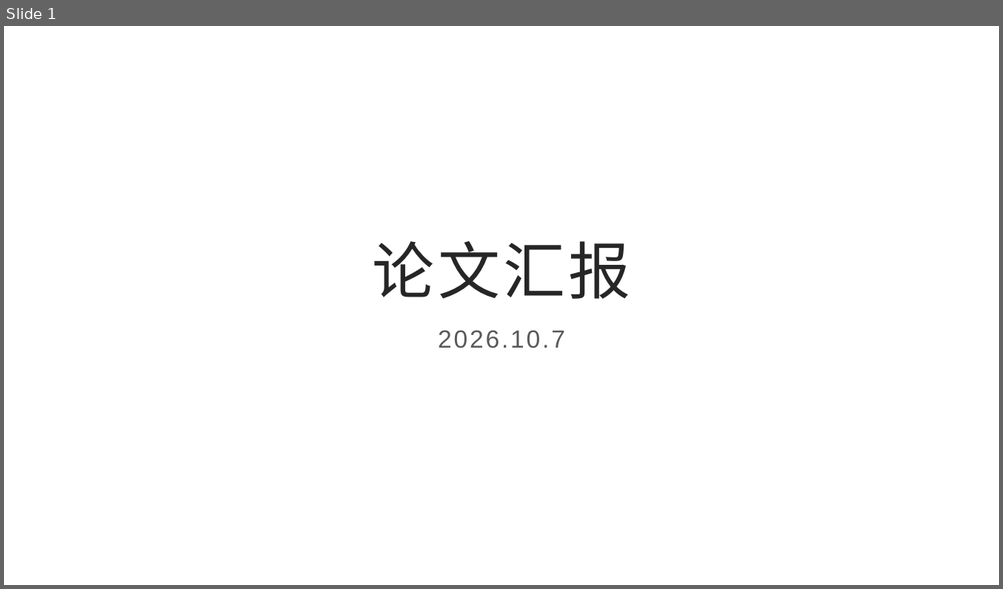
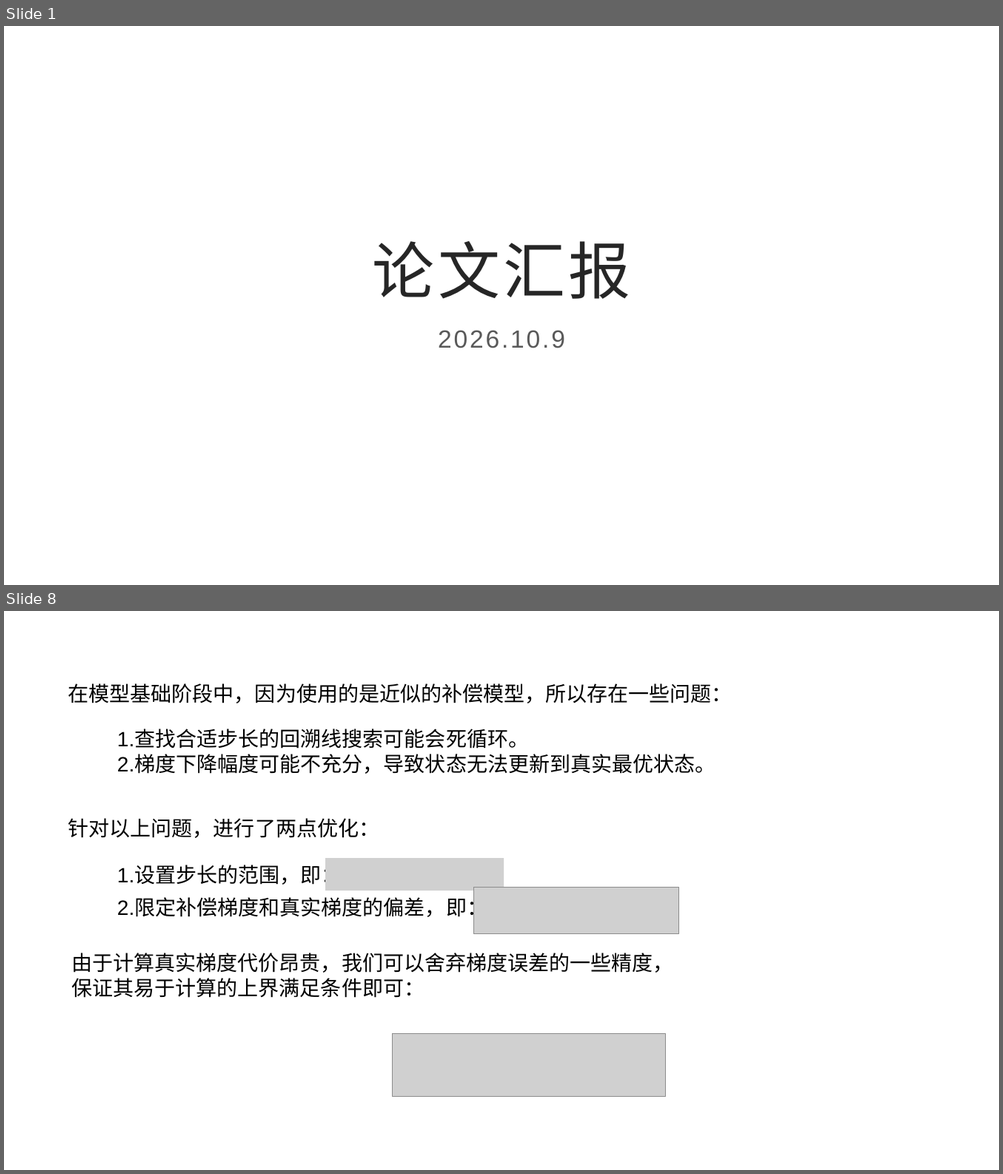
Before and after one commit to poembelief4/note, a slide deck: 李岩松/论文汇报.pptx. Shown one above the other, each under a label of ours: slide 1 before the commit, slides 1 and 8 after it; the slides between them are not shown. The pictures are 1003x589 and 1003x1174 pixels, drawn with LibreOffice and Linux fonts; fonts in the diff are those of the drawing; grey boxes stand for pictures. Boxes give left, top, right and bottom in pixels: in the first picture for what was removed or moved away, otherwise in the second. Text is boxed around its words. In the diff, an @@ line names an element or a change of style, - is before the commit and + after.

```diff
--- a/李岩松/论文汇报.pptx
+++ b/李岩松/论文汇报.pptx
@@ slide 8 added at <box>4,611,999,1170</box>, background #FFFFFF @@
@@ text added at <box>68,684,732,703</box>, 20 pt, text #000000 @@
+在模型基础阶段中，因为使用的是近似的补偿模型，所以存在一些问题：
@@ text added at <box>117,730,716,774</box>, 20 pt, text #000000 @@
+1.查找合适步长的回溯线搜索可能会死循环。
+2.梯度下降幅度可能不充分，导致状态无法更新到真实最优状态。
@@ text added at <box>68,818,380,838</box>, 20 pt, text #000000 @@
+针对以上问题，进行了两点优化：
@@ text added at <box>117,866,342,886</box>, 20 pt, text #000000 @@
+1.设置步长的范围，即：
@@ picture added at <box>326,859,504,891</box> @@
@@ text added at <box>117,899,487,919</box>, 20 pt, text #000000 @@
+2.限定补偿梯度和真实梯度的偏差，即：
@@ picture added at <box>474,887,679,934</box> @@
@@ text added at <box>71,953,673,998</box>, 20 pt, text #000000 @@
+由于计算真实梯度代价昂贵，我们可以舍弃梯度误差的一些精度，保证其易于计算的上界满足条件即可：
@@ picture added at <box>392,1034,666,1096</box> @@
@@ slide 1 changed as well @@
@@ subtitle at <box>438,330,565,349</box>: text changed @@
-2026.10.7
+2026.10.9
```
Also in this commit, not shown: 1 other slide changed, 15 other slides added, 49 other files.
